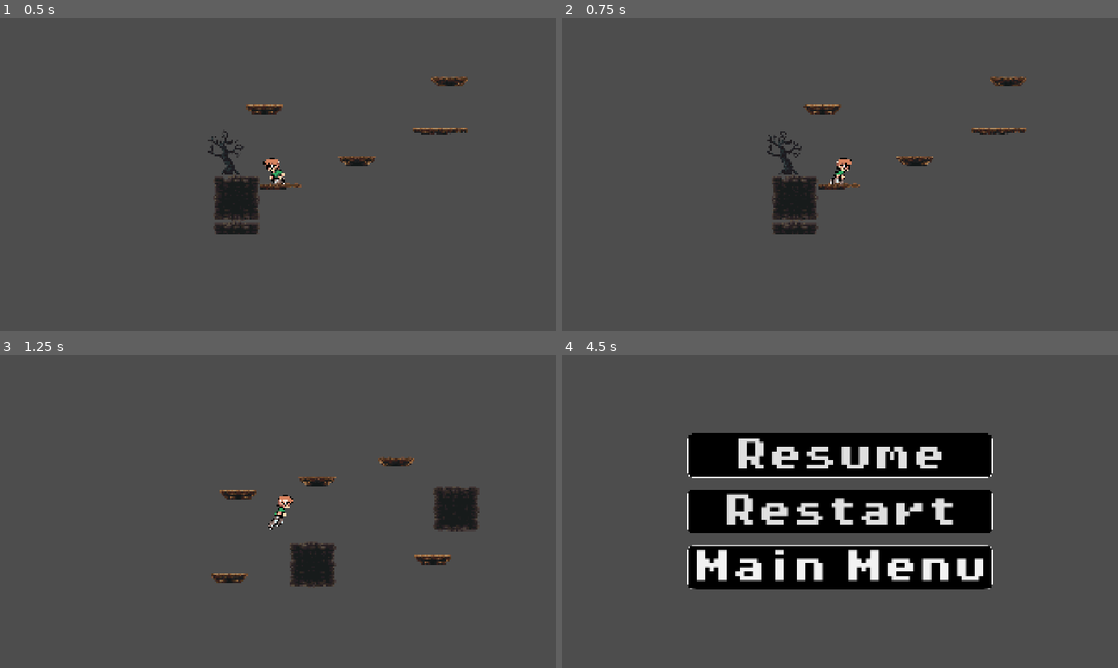
Above: before the commit, frames 1-4 (two rows, left to right).
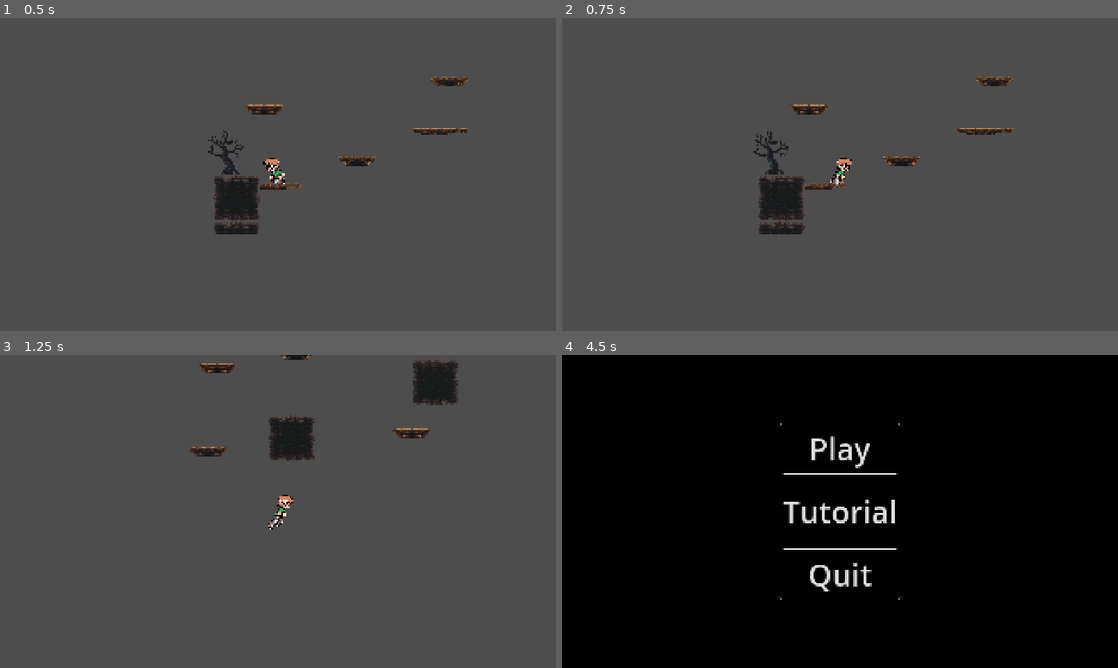
Above: after the commit, the same moments.

Repository: holonkai/GMTK2026
Game: Godot game, scene res://Scenes/environment.tscn
Same seed, same stepped clock (60 frames per second), same inputs: the game is played once before the commit and once after it.
Inputs:
- Up to frame 1 (0.5 s): no input
- Up to frame 2 (0.75 s): tap Enter at 0.5 s; hold D (Right) from 0.53 s (still down); hold Shift (Run) from 0.53 s (still down)
- Up to frame 3 (1.25 s): keep holding D (Right); keep holding Shift (Run); tap W (Jump) at 0.77 s
- Up to frame 4 (4.5 s): release Shift (Run) at 1.28 s; tap Shift (Run) at 1.35, 2.85 s; tap W (Jump) at 1.52, 3.02, 3.77 s; release D (Right) at 2.03 s; hold A (Left) 2.03-2.78 s; hold Shift (Run) 2.03-2.78 s; tap Space at 2.75 s; hold D (Right) 2.78-4.25 s; tap Enter at 3.5 s; hold Shift (Run) 3.53-4.25 s; tap Escape (pause) at 4.15 s; click "Main Menu" at 4.25 s

Frame 1 is identical in both runs. In frame 2, 2.2% of the frame differs, in the area x 34-84%, y 18-70%; in frame 3, 5.5%; in frame 4, 83%, in the area x 0-100%, y 0-100%.

Commit message:
Fixed pause menu

Diff:
--- a/Scripts/pause_menu.gd
+++ b/Scripts/pause_menu.gd
@@ -6,7 +6,6 @@
 
 func _process(delta: float) -> void:
 		if Input.is_action_just_pressed("pause"):
-			print("work")
 			if not paused:
 				pause()
 			else:
@@ -31,7 +30,7 @@
 
 func _on_title_pressed() -> void:
 	Engine.time_scale = 1
-	get_tree().change_scene_to_file("res://MainMenu.tscn")
+	get_tree().change_scene_to_file("res://Scenes/MainMenu.tscn")
 
 
 func _on_restart_pressed() -> void:
--- a/Scripts/player.gd
+++ b/Scripts/player.gd
@@ -5,9 +5,13 @@
 @onready var pause_menu: Control = $PauseMenu
 
 
-const SPEED = 300.0
-const ACCELERATION = 600
-const JUMP_VELOCITY = -850.0
+const SPEED := 300.0
+const FRICTION := 1200.0
+const ACCELERATION := 800.0
+const JUMP_VELOCITY := -1050.0
+
+func _ready() -> void:
+	pause_menu.hide()
 
 
 func _physics_process(delta: float) -> void:
@@ -33,10 +37,10 @@
 	# Player direction
 	var direction := Input.get_axis("Left", "Right")
 	if direction:
-		velocity.x = move_toward(velocity.x, direction * SPEED, delta * ACCELERATION)
+		velocity.x = move_toward(velocity.x, direction * SPEED, ACCELERATION)
 	#idle
 	else:
-		velocity.x = move_toward(velocity.x, 0, SPEED)
+		velocity.x = move_toward(velocity.x, 0, FRICTION)
 
 	move_and_slide()
 
